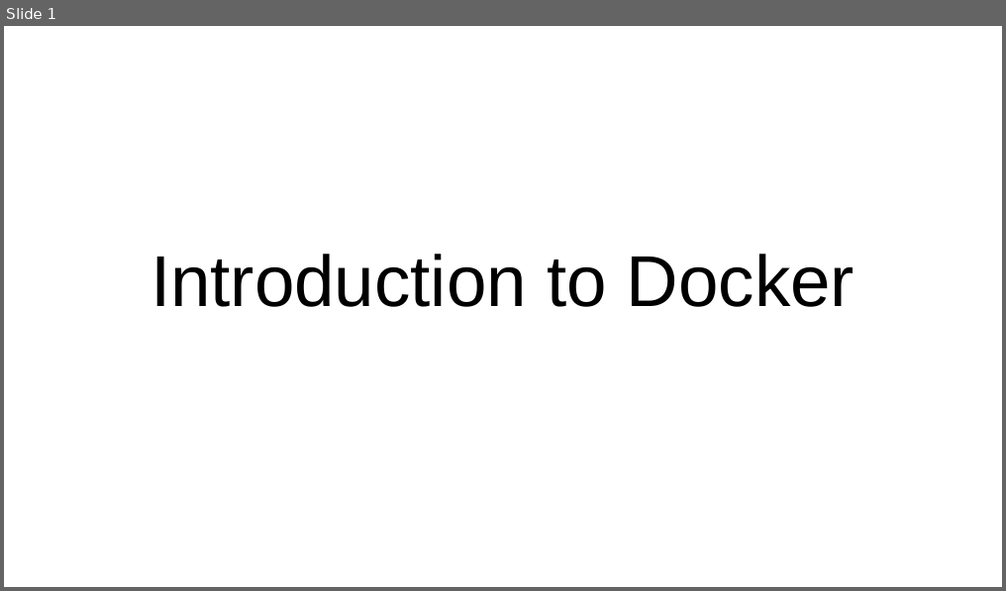
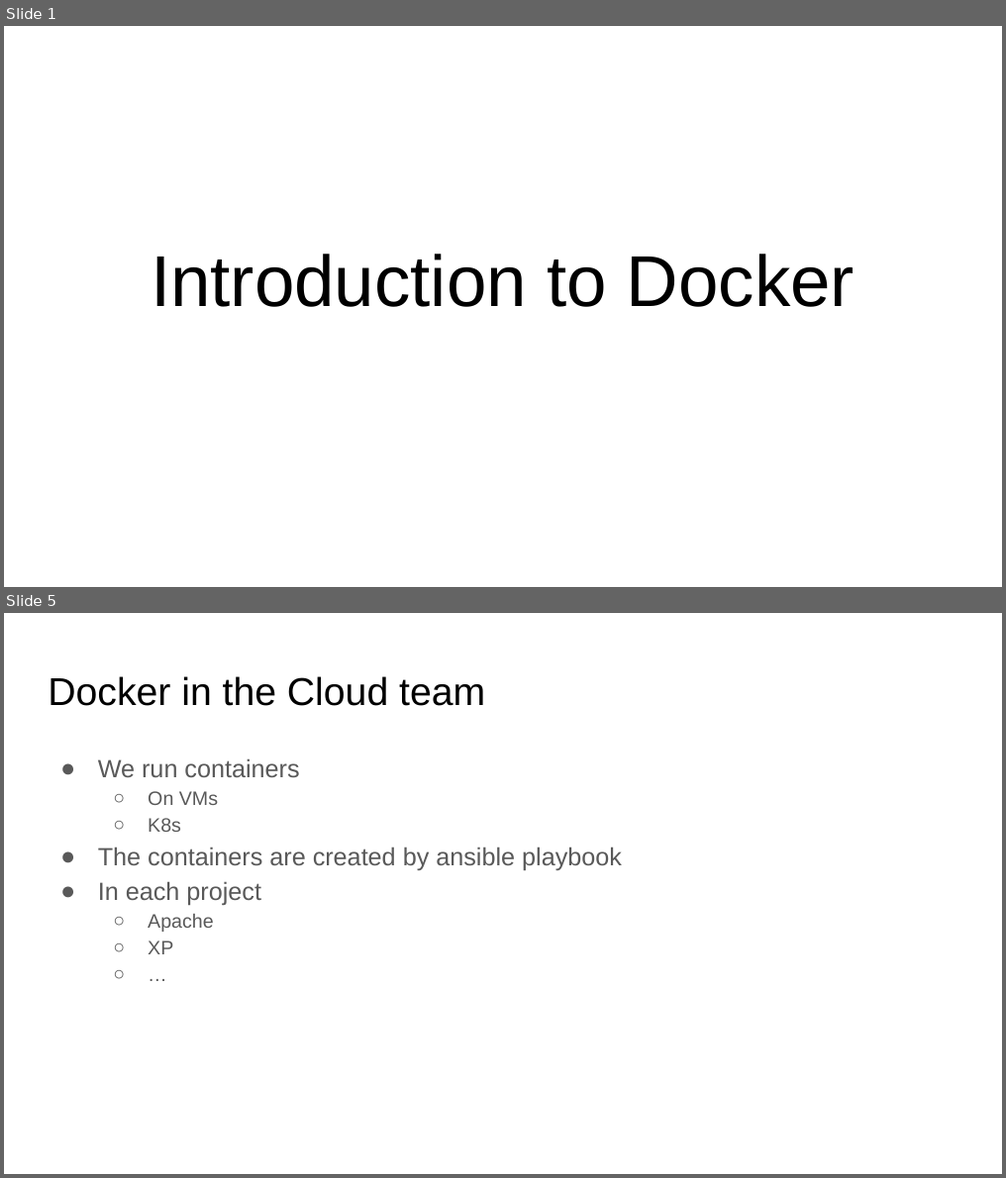
Before and after one commit to danhul/Docker-intro, a slide deck: Introduction to Docker.odp. Shown one above the other, each under a label of ours: slide 1 before the commit, slides 1 and 5 after it; the slides between them are not shown. The pictures are 1006x591 and 1006x1178 pixels, drawn with LibreOffice and Linux fonts; fonts in the diff are those of the drawing. Boxes give left, top, right and bottom in pixels: in the first picture for what was removed or moved away, otherwise in the second. Text is boxed around its words. In the diff, an @@ line names an element or a change of style, - is before the commit and + after.

```diff
--- a/Introduction to Docker.odp
+++ b/Introduction to Docker.odp
@@ slide 5 added at [4, 613, 1002, 1174], background #FFFFFF @@
@@ title added at [48, 676, 485, 706], 28 pt, text #000000 @@
+Docker in the Cloud team
@@ text added at [98, 759, 622, 955], 18 pt, text #595959 @@
+● We run containers
+  ○ On VMs
+  ○ K8s
+● The containers are created by ansible playbook
+● In each project
+  ○ Apache
+  ○ XP
+  ○ …
```
Also in this commit, not shown: 3 slides changed, 1 other slide added.
